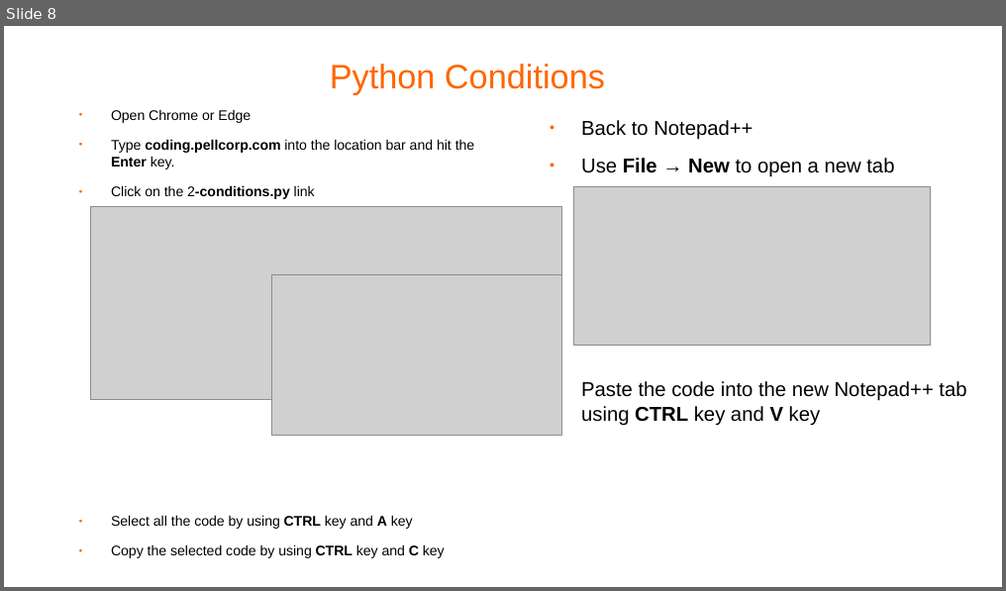
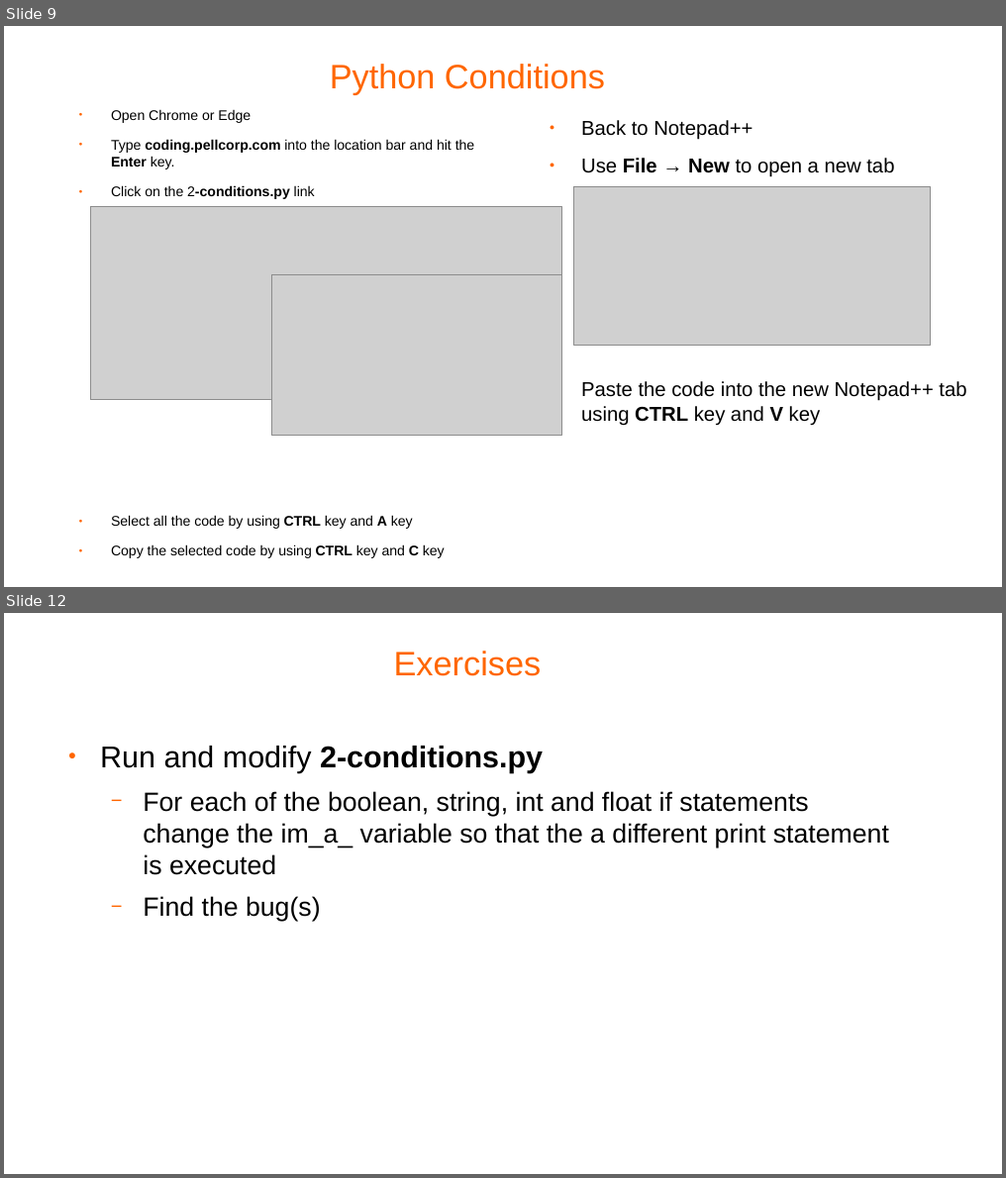
Before and after one commit to pellcorp/coding, a slide deck: docs/python-coding.odp. Shown one above the other, each under a label of ours: slide 8 before the commit, slides 9 and 12 after it; the slides between them are not shown. The pictures are 1006x591 and 1006x1178 pixels, drawn with LibreOffice and Linux fonts; fonts in the diff are those of the drawing; grey boxes stand for pictures; background and template pictures are left out. Boxes give left, top, right and bottom in pixels: in the first picture for what was removed or moved away, otherwise in the second. Text is boxed around its words. In the diff, an @@ line names an element or a change of style, - is before the commit and + after.

```diff
--- a/docs/python-coding.odp
+++ b/docs/python-coding.odp
@@ slide 12 added at (4,613,1002,1174), background #FFFFFF @@
@@ title added at (394,651,542,676), 27 pt, text #FF6600 @@
+Exercises
@@ text added at (100,746,889,922), 21 pt, text #000000 @@
+● Run and modify 2-conditions.py
+  − For each of the boolean, string, int and float if statements change the im_a_ variable so that the a different print statement is executed
+  − Find the bug(s)
@@ what was slide 8 is now slide 9 @@
```
Also in this commit, not shown: 3 slides changed, 1 slide removed, 1 other file.
